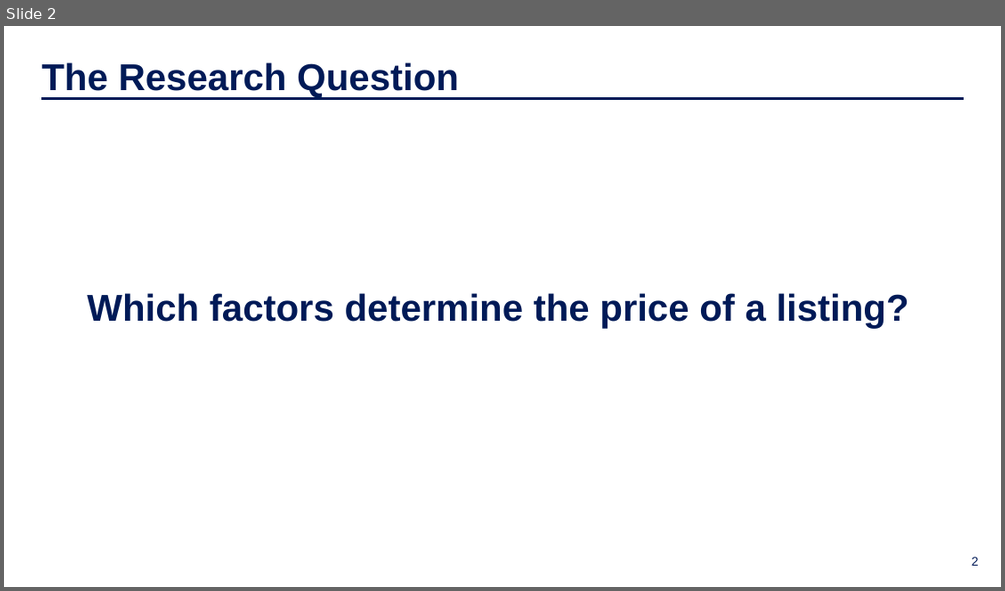
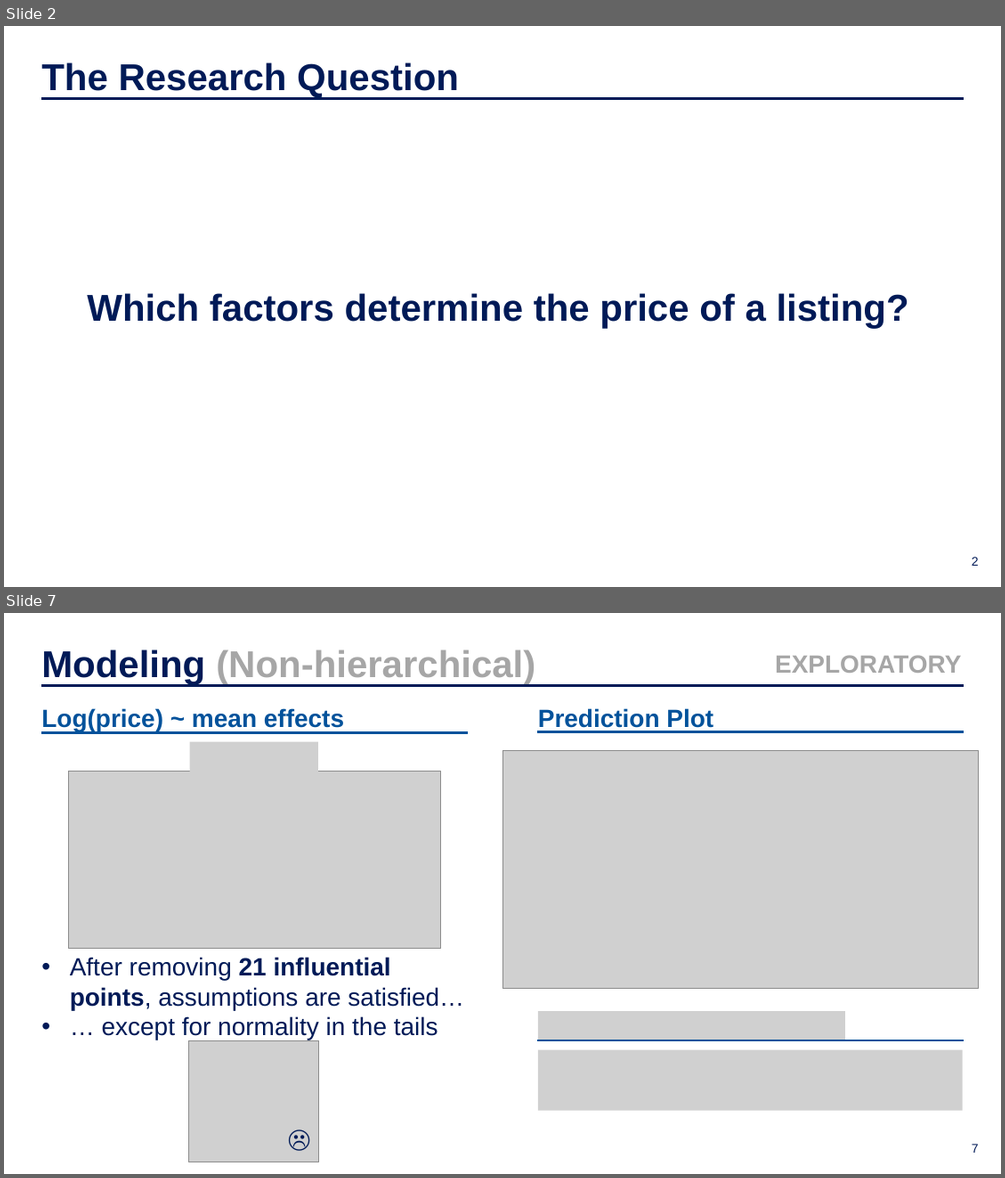
Before and after one commit to moritzwilksch/BerlinRealEstatePrices, a slide deck: documents/slide_deck.pptx. Shown one above the other, each under a label of ours: slide 2 before the commit, slides 2 and 7 after it; the slides between them are not shown. The pictures are 1005x591 and 1005x1178 pixels, drawn with LibreOffice and Linux fonts; fonts in the diff are those of the drawing; grey boxes stand for pictures; background and template pictures are left out. Boxes give left, top, right and bottom in pixels: in the first picture for what was removed or moved away, otherwise in the second. Text is boxed around its words. In the diff, an @@ line names an element or a change of style, - is before the commit and + after.

```diff
--- a/documents/slide_deck.pptx
+++ b/documents/slide_deck.pptx
@@ slide 7 added at box(4, 613, 1001, 1174), background picture (left out) @@
@@ text added at box(41, 649, 535, 685), 36 pt, text #A6A6A6, bold @@
+Modeling (Non-hierarchical)
@@ text added at box(775, 655, 961, 673), 24 pt, text #A6A6A6, bold @@
+EXPLORATORY
@@ line added from (41, 686) to (963, 686), #001A57 3 pt @@
@@ text added at box(41, 708, 344, 731), 24 pt, text #03529B, bold @@
+Log(price) ~ mean effects
@@ text added at box(538, 708, 713, 731), 24 pt, text #03529B, bold @@
+Prediction Plot
@@ line added from (41, 732) to (468, 732), #03529B 2.25 pt @@
@@ picture added at box(189, 742, 318, 771) @@
@@ line added from (537, 732) to (963, 732), #03529B 2.25 pt @@
@@ picture added at box(68, 771, 441, 948) @@
@@ picture added at box(502, 751, 979, 989) @@
@@ text added at box(70, 957, 464, 1039), 24 pt, text #001A57 @@
+• After removing 21 influential points, assumptions are satisfied…
+• … except for normality in the tails
@@ picture added at box(538, 1011, 845, 1041) @@
@@ picture added at box(189, 1041, 319, 1162) @@
@@ line added from (537, 1041) to (963, 1041), #03529B 2.25 pt @@
@@ picture added at box(538, 1050, 963, 1111) @@
@@ text added at box(288, 1123, 314, 1153), 24 pt, text #001A57 @@
+☹️
@@ page number added at box(971, 1143, 979, 1152), 12 pt, text #001A57 @@
+7
```
Also in this commit, not shown: 2 slides changed, 2 other slides added, 1 slide removed, 9 other files.
